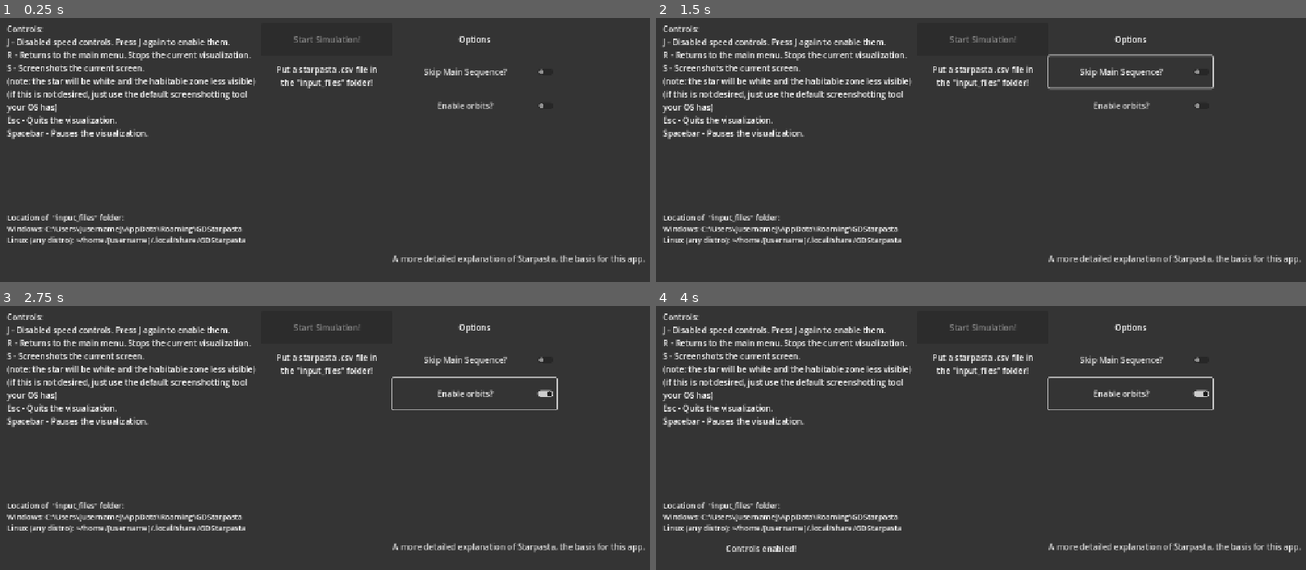
Above: before the commit, frames 1-4 (two rows, left to right).
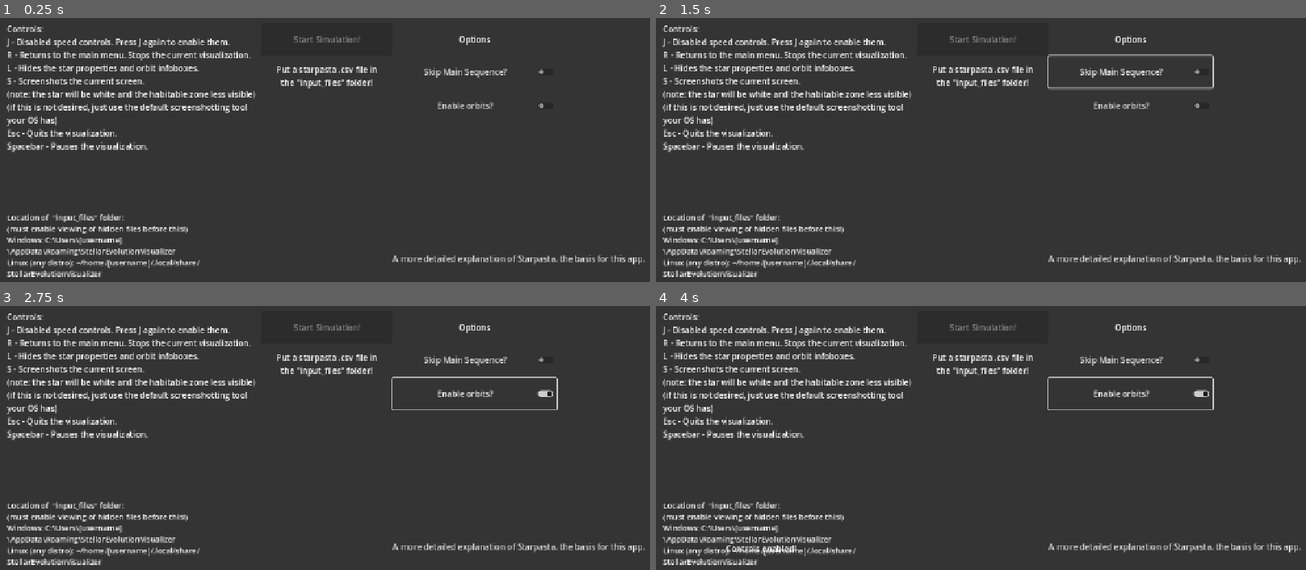
Above: after the commit, the same moments.

Repository: flam3bit/stellar-evolution-visualizer
Game: Godot game, scene res://scenes/gd_starpasta.tscn
The game is run twice, just before and just after one commit, with the same random seed, the same clock (stepped at 60 frames per second) and the same inputs.
Inputs:
- Up to frame 1 (0.25 s): no input
- Up to frame 2 (1.5 s): click "Skip Main Sequence?" at 0.5 s; click "Skip Main Sequence?" at 1.25 s
- Up to frame 3 (2.75 s): click "Enable orbits?" at 2 s
- Up to frame 4 (4 s): tap J at 2.75, 3.5 s; tap Z at 2.85, 3.8 s; hold S from 3.53 s (still down); tap = (zoom_in) at 3.6 s

The runs differ from the first frame. In frame 1, 5.4% of the frame differs, in the area x 1-40%, y 17-99%; in frame 2, 5.4%; in frame 3, 5.4%; in frame 4, 5.4%.

Commit message:
Update README.md and updated some stuff (including adding QOL measures.)

Diff:
--- a/project.godot
+++ b/project.godot
@@ -20,7 +20,7 @@
 config/version="0.9.9 beta"
 run/main_scene="uid://fphf2bna8enm"
 config/use_custom_user_dir=true
-config/custom_user_dir_name="GDStarpasta"
+config/custom_user_dir_name="StellarEvolutionVisualizer"
 config/features=PackedStringArray("4.4", "Forward Plus")
 config/icon="uid://br2lrxyorbv7d"
 
--- a/scenes/main_menu.tscn
+++ b/scenes/main_menu.tscn
@@ -74,14 +74,11 @@
 
 [node name="OptionsLbl" type="Label" parent="MenuLayer"]
 anchors_preset = -1
-anchor_left = 0.0125
-anchor_top = 0.288889
-anchor_right = 0.2625
-anchor_bottom = 0.377777
-offset_left = 752.0
-offset_top = -16.0002
-offset_right = 752.0
-offset_bottom = -15.9998
+anchor_left = 0.6
+anchor_top = 0.266667
+anchor_right = 0.85
+anchor_bottom = 0.355555
+offset_bottom = 1.52588e-05
 text = "Options"
 horizontal_alignment = 1
 vertical_alignment = 1
@@ -114,12 +111,14 @@
 anchors_preset = -1
 anchor_left = 0.0125
 anchor_top = 0.266667
-anchor_right = 0.375781
-anchor_bottom = 0.370833
-offset_top = -1.52588e-05
+anchor_right = 0.390625
+anchor_bottom = 0.623611
+offset_right = -19.0003
+offset_bottom = -182.0
 text = "Controls:
 J - Disabled speed controls. Press J again to enable them.
 R - Returns to the main menu. Stops the current visualization.
+L - Hides the star properties and orbit infoboxes.
 S - Screenshots the current screen.
 (note: the star will be white and the habitable zone less visible)
 (if this is not desired, just use the default screenshotting tool
@@ -138,8 +137,9 @@
 theme_override_font_sizes/normal_font_size = 15
 bbcode_enabled = true
 text = "Location of  \"input_files\" folder:
-Windows: C:\\Users\\[username]\\AppData\\Roaming\\GDStarpasta
-Linux (any distro): ~/home/[username]/.local/share/GDStarpasta"
+(must enable viewing of hidden files before this!)
+Windows: C:\\Users\\[username]\\AppData\\Roaming\\StellarEvolutionVisualizer
+Linux (any distro): ~/home/[username]/.local/share/StellarEvolutionVisualizer"
 metadata/_edit_use_anchors_ = true
 
 [node name="LinkButton" type="LinkButton" parent="MenuLayer"]
--- a/scenes/simulation.tscn
+++ b/scenes/simulation.tscn
@@ -532,6 +532,7 @@
 [node name="Camera" type="Camera2D" parent="."]
 position = Vector2(640, 360)
 ignore_rotation = false
+zoom = Vector2(0.1, 0.1)
 drag_left_margin = 1.0
 drag_top_margin = 1.0
 drag_right_margin = 1.0
--- a/scripts/camera.gd
+++ b/scripts/camera.gd
@@ -1,10 +1,15 @@
-extends Camera2D
+class_name OrbitCamera extends Camera2D
 
-var zzoom:float = 1
+var zzoom:float = 0.1
 var external_zoom:float = 100
+#var cam_size:Vector2 = Vector2(ProjectSettings.get_setting("display/window/size/viewport_width"), ProjectSettings.get_setting("display/window/size/viewport_height"))
 
 func _process(delta:float):
 	detect_inputs(delta)
+
+func set_c_zoom(value):
+	zzoom = value
+	zoom = Vector2(zzoom, zzoom)
 
 func detect_inputs(delta: float):
 	zzoom = clampf(zzoom, 0.00007, 100)
--- a/scripts/planet_orbit.gd
+++ b/scripts/planet_orbit.gd
@@ -38,6 +38,7 @@
 	scale = Vector2(1, semi_mi_ax_scl)
 
 var speed_mult:float = 1.0
+
 func _process(delta: float) -> void:
 
 	# Stops orbital precession, just like Algol/MrPlasma
@@ -48,7 +49,7 @@
 	rotate(deg_to_rad(-rr * delta) * speed_mult * parent_sim.sim_speed)
 
 	if star.get_radius_au() >= get_periastron_au():
-		HelperFunctions.logprint("{0} fell into {1}".format([name, star.get_star_name()]))
+		HelperFunctions.logprint("{0} got destroyed :(".format([name]))
 		visible = false
 		queue_free()
 
--- a/scripts/simulation.gd
+++ b/scripts/simulation.gd
@@ -12,6 +12,7 @@
 @onready var supernova_layer:CanvasLayer = $SupernovaLayer
 @onready var hz_view: HabitableZone = $HabitableZone
 @onready var pause: Button = $Years/Control/PauseButton
+@onready var camera = $Camera
 
 @onready var orbits: Node = $Orbits
 @onready var infoboxes: VFlowContainer = $Infoboxes/InfoboxContainer
@@ -270,6 +271,7 @@
 	if !cfg:
 		HelperFunctions.logprint("{0} has no config file".format([star_name]))
 		config_star_age = 1e200
+
 	else:
 		var delimiter = ":"
 		var tab = "    "
@@ -279,6 +281,11 @@
 
 			if cfg_line.begins_with("AGE:"):
 				config_star_age = float(cfg_line.split(":")[1].strip_edges())
+
+			if cfg_line.begins_with("ZOOM:"):
+				$Camera.set_c_zoom(float(cfg_line.split(":")[1].strip_edges()))
+			else:
+				camera.set_c_zoom(0.1)
 
 func load_orbits(star_name:String):
 	var orbits = FileAccess.open("user://orbits/{0}.txt".format([star_name]), FileAccess.READ)
@@ -389,6 +396,8 @@
 				else:
 					ui_visible(true)
 					h_ui = 1
+			KEY_Z:
+				print(camera.zzoom)
 
 func ui_visible(toggled:bool):
 	$UI.visible = toggled
--- a/scripts/star.gd
+++ b/scripts/star.gd
@@ -62,7 +62,7 @@
 		if stage == SUBGIANT_HERTZSPRUNG:
 			speed_mult = 0.2
 
-	if init_temp >= 4600 and init_temp < 6050:
+	if init_temp >= 4600 and init_temp < 6000:
 		if stage == SUBGIANT_HERTZSPRUNG:
 			speed_mult = 0.5
 		if stage > GIANT_BRANCH and stage < He_WD:
@@ -258,6 +258,7 @@
 			HelperFunctions.logprint("Supernova index: {0}".format([supernova_idx]))
 			break
 
+# todo: base evolution class based on temp/luminosity regime, just find a good paper for that.
 func match_stage(value):
 	if !value == MAIN_SEQUENCE:
 		pass
Not shown, changed: readme.md
